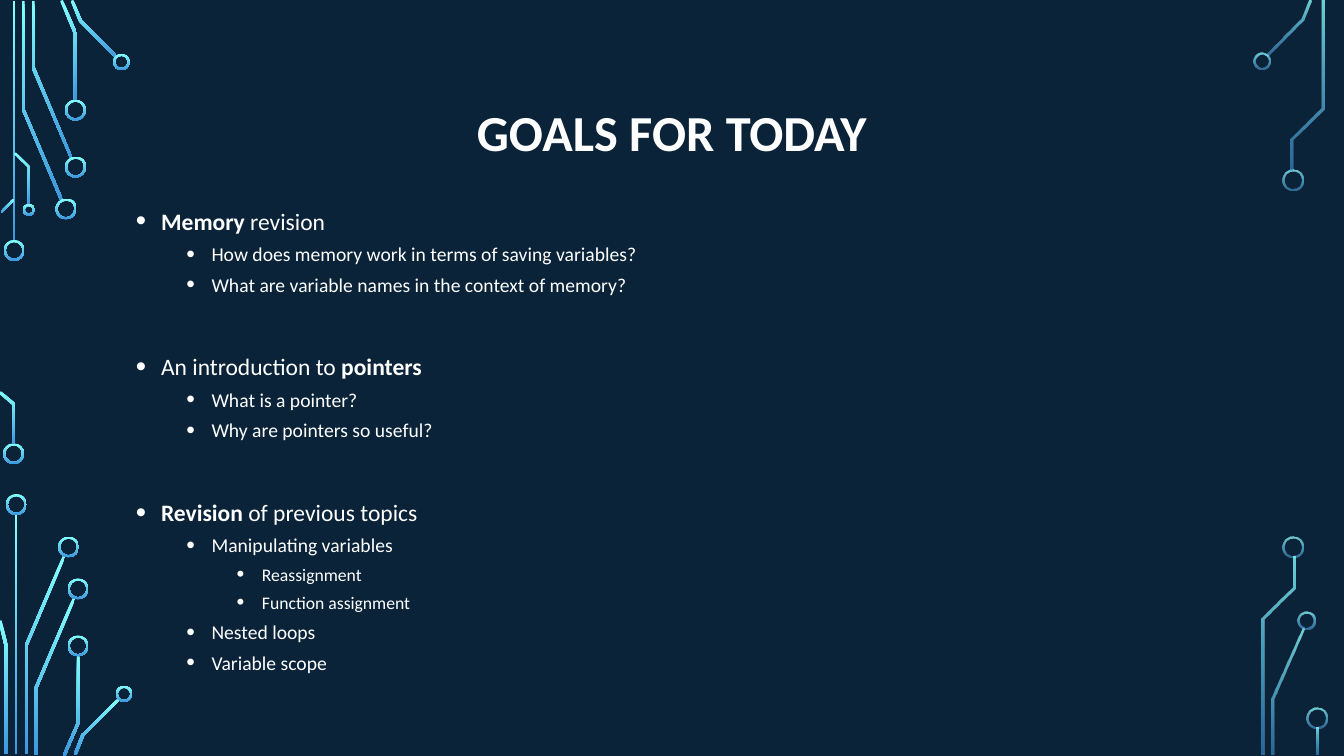
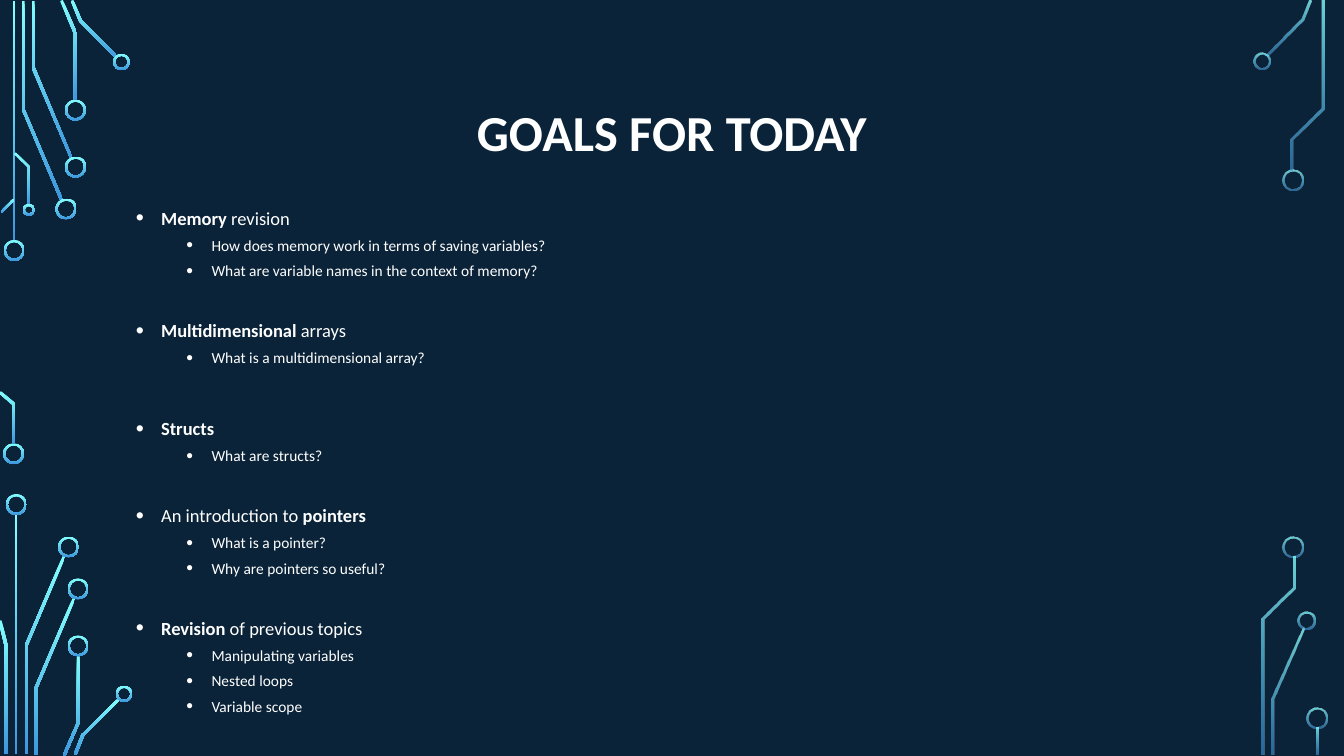
Before and after one commit to psypdt/ZIS_C-_Summer_Course_2019, a slide deck: slide 2 of Day_5/Day_5.pptx. Drawn at 1344x756 pixels with LibreOffice and Linux fonts; fonts in the diff are those of the drawing; background and template pictures are left out. Boxes give left, top, right and bottom in pixels: in the first picture for what was removed or moved away, otherwise in the second. Text is boxed around its words. In the diff, an @@ line names an element or a change of style, - is before the commit and + after.

```diff
--- a/Day_5/Day_5.pptx
+++ b/Day_5/Day_5.pptx
@@ text at (161,212,545,715): size 16.8 to 13.2 pt in "Memory revision", "An introduction to pointers", "Revision of previous topics"; size 14 to 11 pt in "How does memory work in terms of ...", "What are variable names in the context ...", "What is a pointer?", "Why are pointers so useful?" and 3 more places @@
@@ text at (161,324,425,461): paragraphs added @@
+• Multidimensional arrays
+  • What is a multidimensional array?
+• Structs
+  • What are structs?
@@ text at (262,569,410,612): paragraphs removed @@
-    • Reassignment
-    • Function assignment
```
Also in this commit, not shown: 1 other slide changed, 24 slides added, 1 slide removed, 1 other file.
